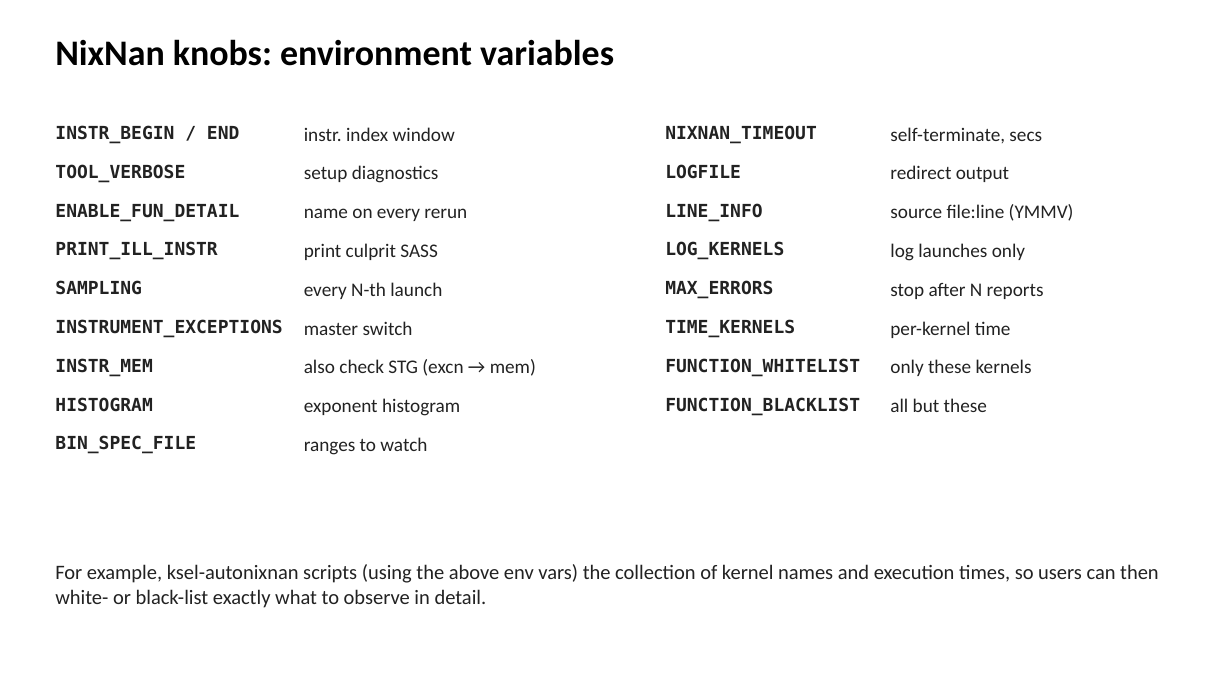
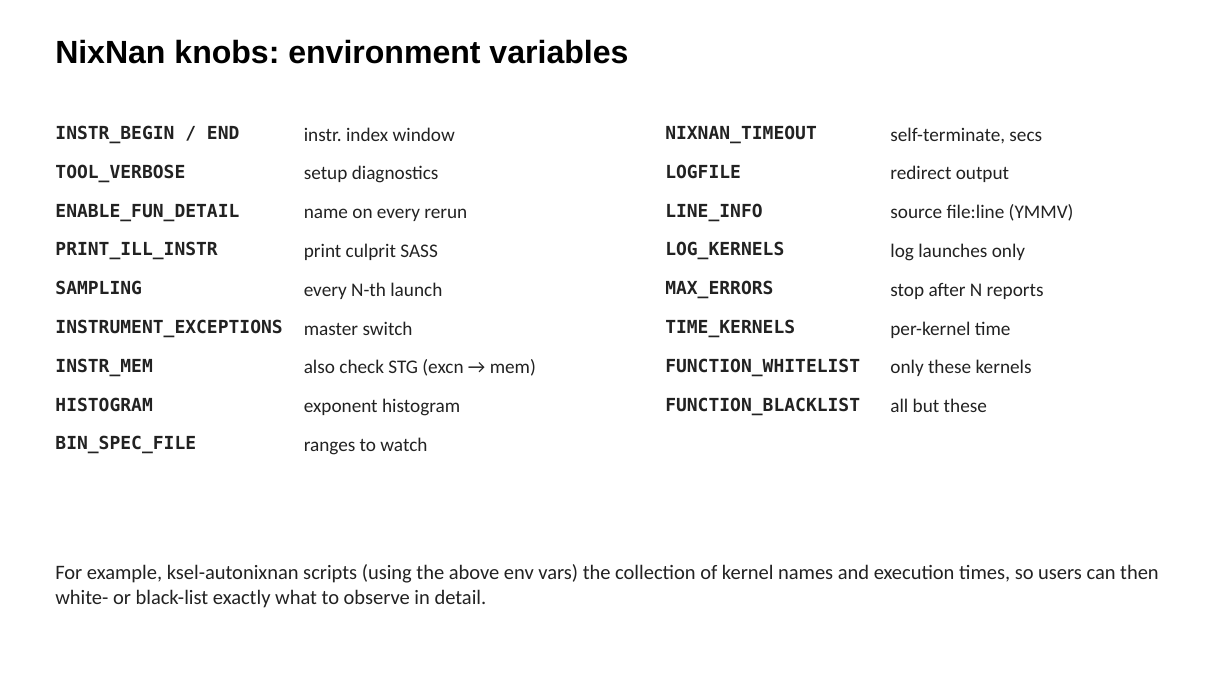
Before and after one commit to parfloat/SC26-Tutorial, a slide deck: slide 3 of lu_solve_gpu/LU_Slides.pptx. Drawn at 1232x693 pixels with LibreOffice and Linux fonts; fonts in the diff are those of the drawing. Boxes give left, top, right and bottom in pixels: in the first picture for what was removed or moved away, otherwise in the second. Text is boxed around its words. In the diff, an @@ line names an element or a change of style, - is before the commit and + after.

```diff
--- a/lu_solve_gpu/LU_Slides.pptx
+++ b/lu_solve_gpu/LU_Slides.pptx
@@ text "NixNan knobs: environment variables" at (55,39,628,64): size 28 to 25 pt, font Calibri to Arial @@
```
Also in this commit, not shown: 3 other slides changed, 1 other file.
